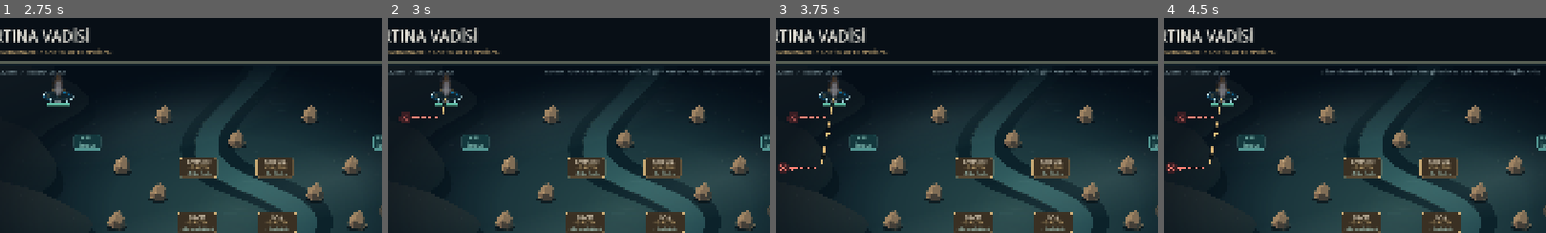
Above: before the commit, frames 1-4 (left to right).
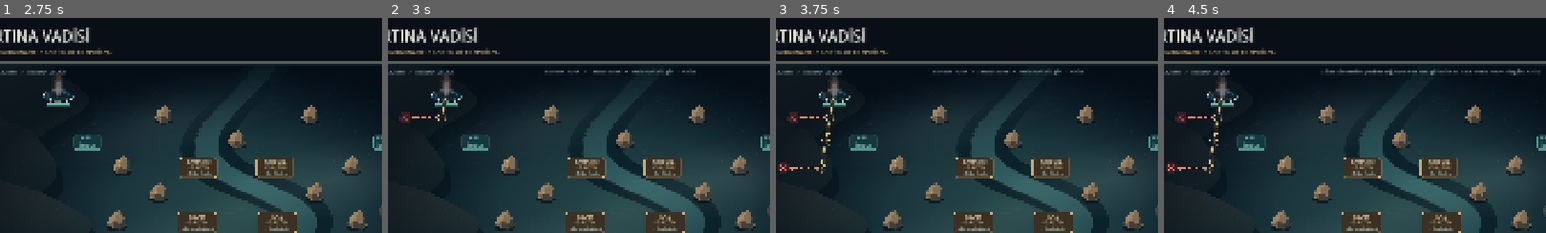
Above: after the commit, the same moments.

Repository: SerkanAydin06/Firtina-Vadisi
Game: Godot game, scene res://scenes/main.tscn
Same seed, same stepped clock (60 frames per second), same inputs: the game is played once before the commit and once after it.
Inputs (mouse positions are % of the whole screen's width and height, from its top left):
- Up to frame 1 (2.75 s): click (50, 48) at 0.5 s; click "Ana Menü" at 1.25 s; click (50, 48) at 2 s
- Up to frame 2 (3 s): click "İLERİ 1" at 2.75 s
- Up to frame 3 (3.75 s): click "İLERİ 2" at 3.5 s
- Up to frame 4 (4.5 s): click "SOLA DÖN" at 4.25 s
The pictures show only the part of the screen within x 4-54%, y 0-50%; the shares and areas given below are measured in that part.

Frame 1 is identical in both runs. In frame 2, 0.4% of the frame differs, in the area x 13-98%, y 23-48%; in frame 3, 0.6%, in the area x 10-98%, y 23-73%; in frame 4, 0.2%.

Commit message:
Add numbered flight route and live motor step counter

Diff:
--- a/scripts/main.gd
+++ b/scripts/main.gd
@@ -526,6 +526,7 @@
 	if active_session != session_id:
 		return
 
+	present_motor_progress(slot, 0)
 	for substep in range(2):
 		var intents := {}
 		for ship in ships:
@@ -554,6 +555,7 @@
 		await animate_all()
 		if active_session != session_id:
 			return
+		present_motor_progress(slot, substep + 1)
 		await get_tree().create_timer(0.07).timeout
 		if active_session != session_id:
 			return
@@ -895,3 +897,6 @@
 
 func play_sound(_kind: String) -> void:
 	pass
+
+func present_motor_progress(_slot: int, _completed: int) -> void:
+	pass
--- a/scripts/main_ui.gd
+++ b/scripts/main_ui.gd
@@ -381,13 +381,16 @@
 			board_focus.clear()
 	if not is_instance_valid(route_overlay):
 		return
-	if resolving or game_over or player_queue.is_empty() or ships.is_empty() or not game_layer.visible:
+	if resolving and not game_over and game_layer.visible:
+		route_overlay.set_forecast([])
+		return
+	if game_over or player_queue.is_empty() or ships.is_empty() or not game_layer.visible:
 		route_overlay.set_forecast([])
 		route_hint.text = ""
 		return
 	var forecast: Dictionary = preload("res://scripts/route_preview.gd").build(ships[0], player_queue, wind_dir, rocks, ships, GRID_SIZE)
 	route_overlay.set_forecast(forecast.steps)
-	route_hint.text = "TAHMİNİ ROTA: Altın = motor • Mavi kesik = rüzgâr • Kırmızı × = risk. Rakip komutları bilinmiyor."
+	route_hint.text = "TAHMİNİ ROTA   •   %d motor adımı   •   Kesik mavi: rüzgâr   •   ×: risk" % route_overlay.motor_count
 	if not forecast.reason.is_empty():
 		route_hint.text = forecast.reason + "  Altın: motor / Mavi: rüzgâr / ×: risk."
 
@@ -416,6 +419,13 @@
 	_save_settings()
 
 func present_turn(phase: String, slot: int = -1) -> void:
+	if is_instance_valid(route_hint):
+		if phase == "command":
+			present_motor_progress(slot, 0)
+		elif phase == "wind":
+			route_hint.text = "RÜZGÂR   •   Çapa etkin" if ships[0].anchored else "RÜZGÂR   •   1 hücre sürüklenme"
+		else:
+			route_hint.text = ""
 	turn_phase = phase
 	active_slot = slot if phase in ["command", "wind"] else -1
 	if slot_styles.is_empty():
@@ -497,3 +507,10 @@
 		if not resolving and not game_over and slot < player_queue.size():
 			player_queue.remove_at(slot)
 			refresh_ui()
+
+func present_motor_progress(slot: int, completed: int) -> void:
+	if not is_instance_valid(route_hint) or slot < 0 or slot >= player_queue.size():
+		return
+	var command: String = player_queue[slot]
+	var total: int = 2 if command == CMD_FORWARD_2 else (1 if command == CMD_FORWARD_1 else 0)
+	route_hint.text = "KOMUT %d   •   Kalan: %d motor adımı" % [slot + 1, maxi(0, total - completed)] if total > 0 else "KOMUT %d   •   %s" % [slot + 1, command]
--- a/scripts/route_overlay.gd
+++ b/scripts/route_overlay.gd
@@ -2,16 +2,24 @@
 ## Board-local decoration: Node2D receives no GUI input.
 var steps: Array = []
 var board: Control
+var motor_count: int = 0
 
 func set_forecast(value: Array) -> void:
 	steps = value.duplicate(true)
+	motor_count = 0
+	for step in steps:
+		if step.kind == "motor":
+			motor_count += 1
 	queue_redraw()
 
 func _draw() -> void:
 	if board == null or steps.is_empty():
 		return
 	var font := ThemeDB.fallback_font
+	var number := 0
 	for step in steps:
+		if step.kind == "motor":
+			number += 1
 		var start: Vector2 = board.cell_center(step.from)
 		var finish: Vector2 = board.cell_center(step.to)
 		# Boundary markers stay inside the board's clipped canvas.
@@ -30,16 +38,37 @@
 			if step.kind == "wind" or step.kind == "hook":
 				draw_dashed_line(a, b, color, 2.5, 8.0, true)
 			else:
-				draw_line(a, b, color, 3.0, true)
+				draw_line(a, b, Color(color, 0.12), 11.0, true)
+				draw_line(a, b, color, 2.0, true)
 			var wing := direction.orthogonal() * 5.0
 			draw_colored_polygon(PackedVector2Array([b, b - direction * 12.0 + wing, b - direction * 12.0 - wing]), color)
 		if step.risk:
 			draw_circle(finish, 15.0, Color("391d23"))
 			draw_line(finish - Vector2(6, 6), finish + Vector2(6, 6), color, 3.0, true)
 			draw_line(finish + Vector2(-6, 6), finish + Vector2(6, -6), color, 3.0, true)
-		elif step.kind == "wind" or step.kind == "anchor":
-			# Per-slot offset keeps consecutive stationary endpoints readable.
-			var tag: Vector2 = finish + Vector2(-22 + (step.slot - 1) * 22, -23)
-			draw_circle(tag, 11.0, Color("0b1922"))
-			draw_arc(tag, 11.0, 0.0, TAU, 24, color, 1.5, true)
-			draw_string(font, tag + Vector2(-4.5, 5), str(step.slot), HORIZONTAL_ALIGNMENT_LEFT, -1, 14, color)
+		elif step.kind == "motor":
+			draw_circle(finish, 10.0, Color("0b1922"))
+			draw_arc(finish, 10.0, 0.0, TAU, 32, color, 1.2, true)
+			draw_string(font, finish + Vector2(-4, 4), str(number), HORIZONTAL_ALIGNMENT_LEFT, -1, 12, color)
+		elif step.kind == "wind":
+			# Small wind streaks distinguish drift from numbered motor steps.
+			for i in range(3):
+				var offset := Vector2(-7 + i * 2, -4 + i * 4)
+				draw_line(finish + offset, finish + offset + Vector2(11 - i * 2, 0), color, 1.4, true)
+	var last: Dictionary = steps[-1]
+	if not steps.any(func(step): return step.risk):
+		var destination: Vector2 = board.cell_center(last.to)
+		draw_arc(destination, 19.0, 0.0, TAU, 48, Color("e4bd7a"), 1.5, true)
+		var label := "%d adım + rüzgâr" % motor_count if steps.any(func(step): return step.kind == "wind") else "%d adım" % motor_count
+		var width: float = font.get_string_size(label, HORIZONTAL_ALIGNMENT_LEFT, -1, 13).x + 20.0
+		var tag := Vector2(clampf(destination.x - width * 0.5, 4, board.size.x - width - 4), clampf(destination.y + 25, 4, board.size.y - 29))
+		draw_style_box(_tag_style(), Rect2(tag, Vector2(width, 24)))
+		draw_string(font, tag + Vector2(10, 17), label, HORIZONTAL_ALIGNMENT_LEFT, -1, 13, Color("e4bd7a"))
+
+func _tag_style() -> StyleBoxFlat:
+	var style := StyleBoxFlat.new()
+	style.bg_color = Color("0b1922")
+	style.border_color = Color("655b43")
+	style.set_border_width_all(1)
+	style.set_corner_radius_all(6)
+	return style
--- a/tests/regression.gd
+++ b/tests/regression.gd
@@ -43,6 +43,7 @@
 	verify(not game.route_overlay.steps.is_empty(), "Preview updates after selecting/removing commands")
 	game._on_clear_pressed()
 	verify(game.route_overlay.steps.is_empty(), "Clear removes preview")
+	_test_flight_guide()
 	_test_route_prediction()
 	_test_contract_tracking()
 	await _test_effects()
@@ -472,3 +473,20 @@
 	verify(game.ships == snapshot, "Locator never changes game state")
 	game._on_start_pressed()
 	verify(focus.enabled, "Planning restores locator")
+
+func _test_flight_guide() -> void:
+	game._on_command_pressed(game.CMD_FORWARD_2)
+	verify(game.route_overlay.motor_count == 2, "Guide counts motor cells separately from drift")
+	game.present_motor_progress(0, 0)
+	verify(game.route_hint.text.contains("Kalan: 2"), "Movement begins with two pending steps")
+	game.present_motor_progress(0, 1)
+	verify(game.route_hint.text.contains("Kalan: 1"), "Movement counter consumes one step")
+	game.present_motor_progress(0, 2)
+	verify(game.route_hint.text.contains("Kalan: 0"), "Movement counter finishes at zero")
+	game._on_clear_pressed()
+	verify(game.route_hint.text.is_empty() and game.route_overlay.motor_count == 0, "Clearing removes distances")
+	game._on_command_pressed(game.CMD_ANCHOR)
+	verify(game.route_overlay.motor_count == 0, "Anchor is not counted as movement")
+	game.show_menu()
+	verify(game.route_hint.text.is_empty(), "Menu clears progress text")
+	game._on_start_pressed()
